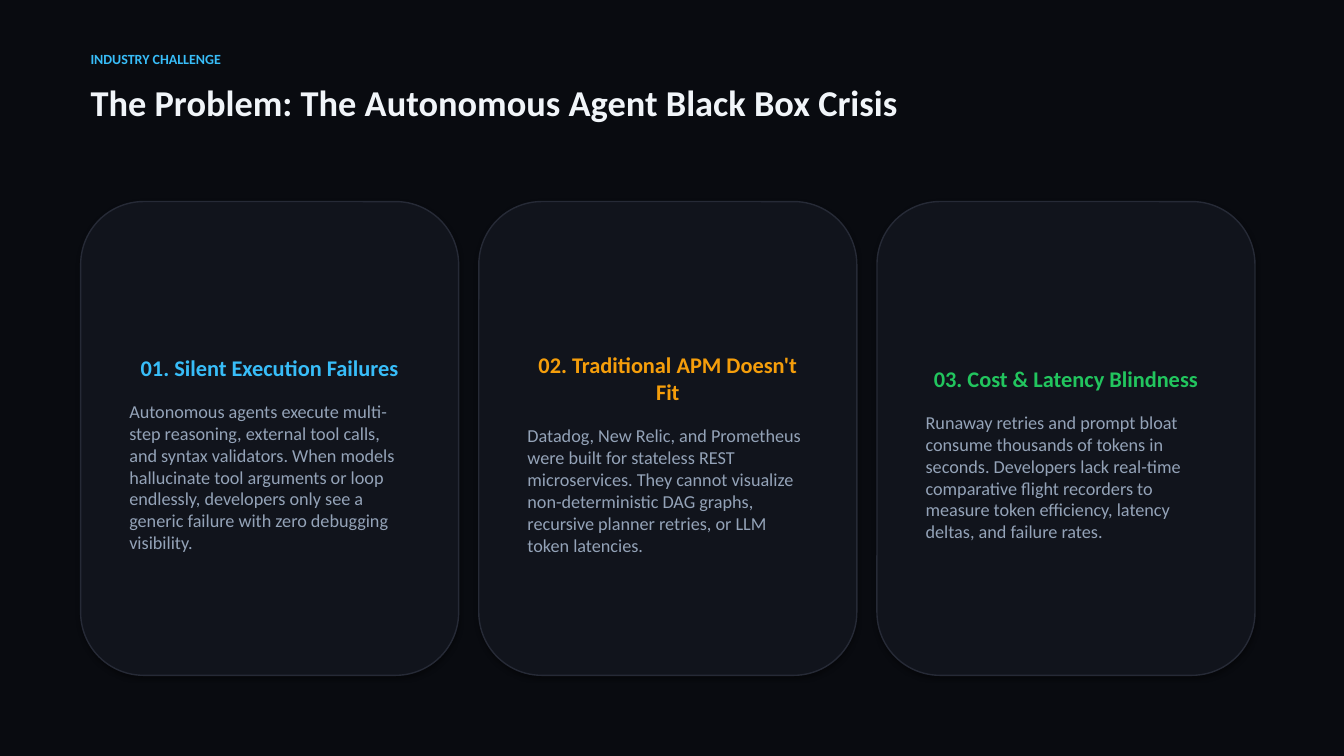
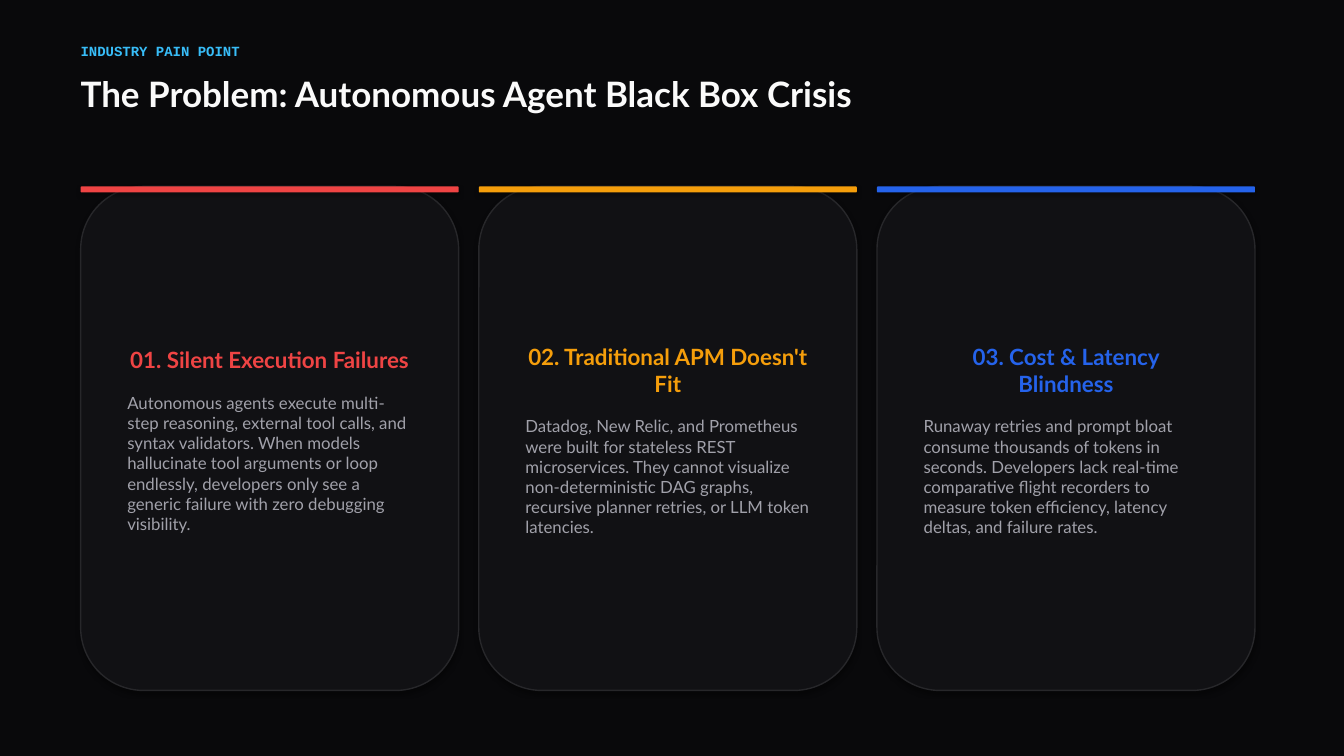
Before and after one commit to IHassanshaikh/Agent-Arena, a slide deck: slide 2 of AgentArena_Hackathon_Pitch.pptx. Drawn at 1344x756 pixels with LibreOffice and Linux fonts; fonts in the diff are those of the drawing. Boxes give left, top, right and bottom in pixels: in the first picture for what was removed or moved away, otherwise in the second. Text is boxed around its words. In the diff, an @@ line names an element or a change of style, - is before the commit and + after.

Commit message:
docs: update PPT presentation styling and incorporate live Vercel deployment link

```diff
--- a/AgentArena_Hackathon_Pitch.pptx
+++ b/AgentArena_Hackathon_Pitch.pptx
@@ rectangle at [0,0,1344,756]: fill #090B10 to #09090B @@
@@ text at [81,46,240,56]: text changed; font Calibri to Courier New @@
-INDUSTRY CHALLENGE
+INDUSTRY PAIN POINT
@@ text at [81,81,852,114]: text changed; size 26 to 25 pt; font Calibri to Lato; text colour #F1F5F9 to #FAFAFA @@
-The Problem: The Autonomous Agent Black Box Crisis
+The Problem: Autonomous Agent Black Box Crisis
@@ rounded rectangle "01. Silent Execution Failures": place and size @@
-rounded rectangle "01. Silent Execution Failures" at [81,202,459,676]
+rounded rectangle "01. Silent Execution Failures" at [81,187,459,691]
@@ rounded rectangle "01. Silent Execution Failures" at [81,187,459,691]: font Calibri to Lato; text colour #38BDF8 to #EF4444 in "01. Silent Execution Failures"; size 13 to 12 pt, text colour #94A3B8 to #A1A1AA in "Autonomous agents execute multi-step reasoning, external too ..."; fill #11141C to #111114; outline #262A36 1 pt to #27272A 1 pt @@
@@ rounded rectangle added at [81,187,459,193], fill #EF4444 @@
@@ rounded rectangle "02. Traditional APM Doesn't Fit": place and size @@
-rounded rectangle "02. Traditional APM Doesn't Fit" at [479,202,857,676]
+rounded rectangle "02. Traditional APM Doesn't Fit" at [479,187,857,691]
@@ rounded rectangle "02. Traditional APM Doesn't Fit" at [479,187,857,691]: font Calibri to Lato; size 13 to 12 pt, text colour #94A3B8 to #A1A1AA in "Datadog, New Relic, and Prometheus were built ..."; fill #11141C to #111114; outline #262A36 1 pt to #27272A 1 pt @@
@@ rounded rectangle added at [479,187,857,193], fill #F59E0B @@
@@ rounded rectangle "03. Cost & Latency Blindness": place and size @@
-rounded rectangle "03. Cost & Latency Blindness" at [877,202,1255,676]
+rounded rectangle "03. Cost & Latency Blindness" at [877,187,1255,691]
@@ rounded rectangle "03. Cost & Latency Blindness" at [877,187,1255,691]: font Calibri to Lato; text colour #22C55E to #2563EB in "03. Cost & Latency Blindness"; size 13 to 12 pt, text colour #94A3B8 to #A1A1AA in "Runaway retries and prompt bloat consume thousands ..."; fill #11141C to #111114; outline #262A36 1 pt to #27272A 1 pt @@
@@ rounded rectangle added at [877,187,1255,193], fill #2563EB @@
```
Also in this commit, not shown: 9 other slides changed, 3 other files.
